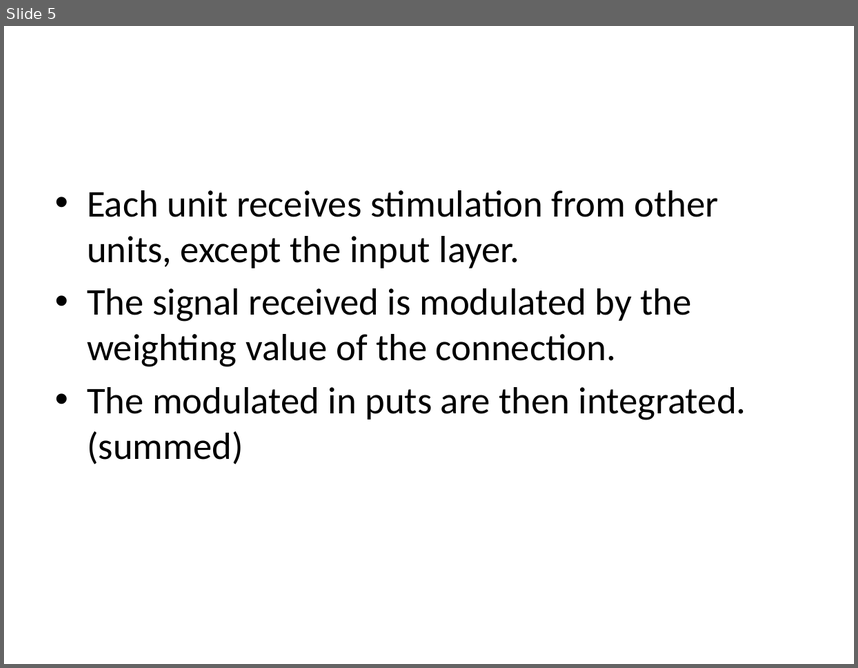
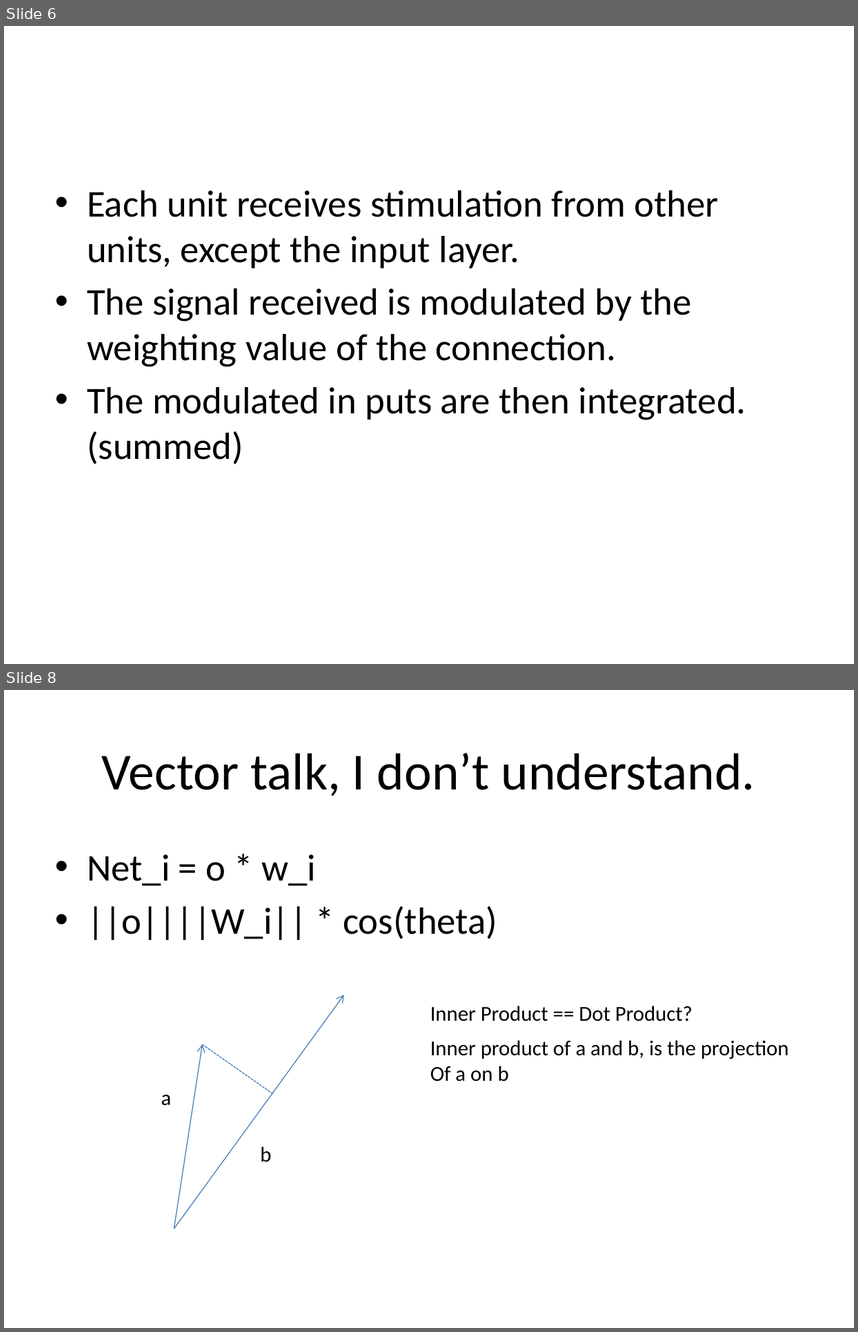
Before and after one commit to edvelezg/unb-nn, a slide deck: Neural Networks.pptx. Shown one above the other, each under a label of ours: slide 5 before the commit, slides 6 and 8 after it; the slides between them are not shown. The pictures are 858x668 and 858x1332 pixels, drawn with LibreOffice and Linux fonts; fonts in the diff are those of the drawing. Boxes give left, top, right and bottom in pixels: in the first picture for what was removed or moved away, otherwise in the second. Text is boxed around its words. In the diff, an @@ line names an element or a change of style, - is before the commit and + after.

```diff
--- a/Neural Networks.pptx
+++ b/Neural Networks.pptx
@@ slide 8 added at [4,690,854,1328], background #FFFFFF @@
@@ title added at [102,753,755,796], 44 pt, text #000000 @@
+Vector talk, I don’t understand.
@@ text added at [87,854,497,940], 32 pt, text #000000 @@
+• Net_i = o * w_i
+• ||o||||W_i|| * cos(theta)
@@ arrow added from (174, 1228) to (344, 994), #4B7EBC 0.75 pt @@
@@ text added at [430,1005,693,1021], 18 pt, text #000000 @@
+Inner Product == Dot Product?
@@ text added at [430,1040,789,1081], 18 pt, text #000000 @@
+Inner product of a and b, is the projection
+Of a on b
@@ arrow added from (174, 1228) to (202, 1045), #4B7EBC 0.75 pt @@
@@ line added from (202, 1045) to (274, 1094), #4B7EBC 0.75 pt dashed @@
@@ text added at [161,1094,172,1105], 18 pt, text #000000 @@
+a
@@ text added at [260,1146,271,1162], 18 pt, text #000000 @@
+b
@@ what was slide 5 is now slide 6 @@
```
Also in this commit, not shown: 5 slides changed, 8 other slides added, 2 slides removed, 1 other file.
